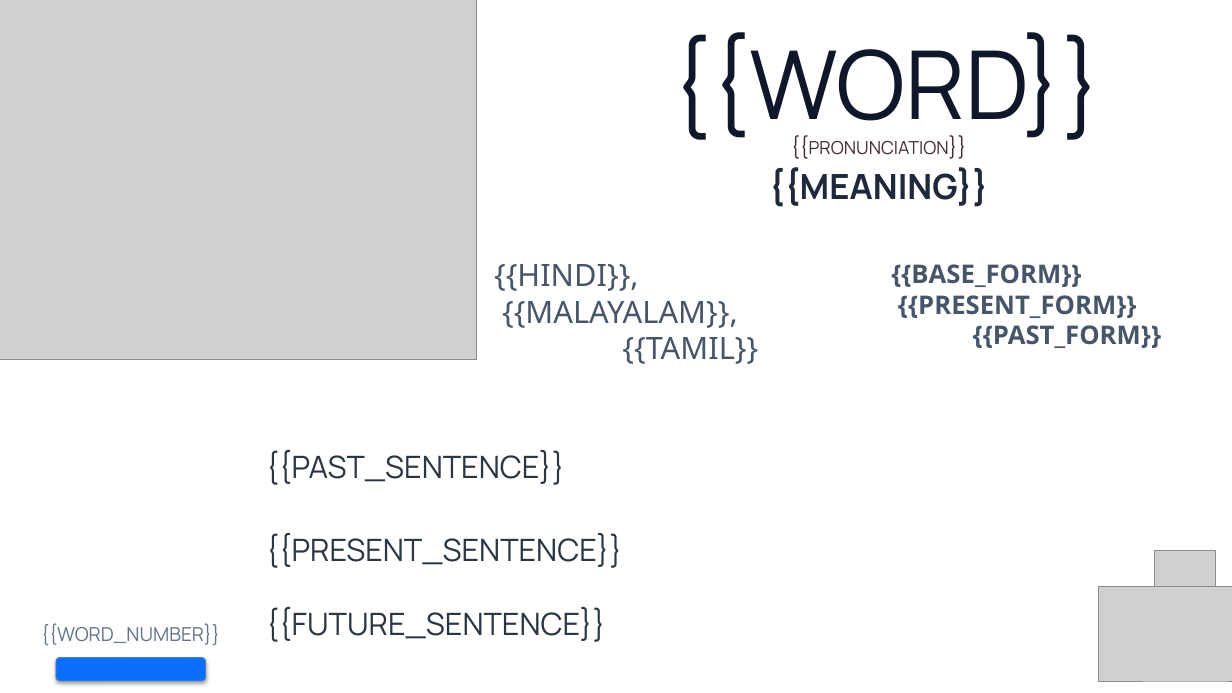
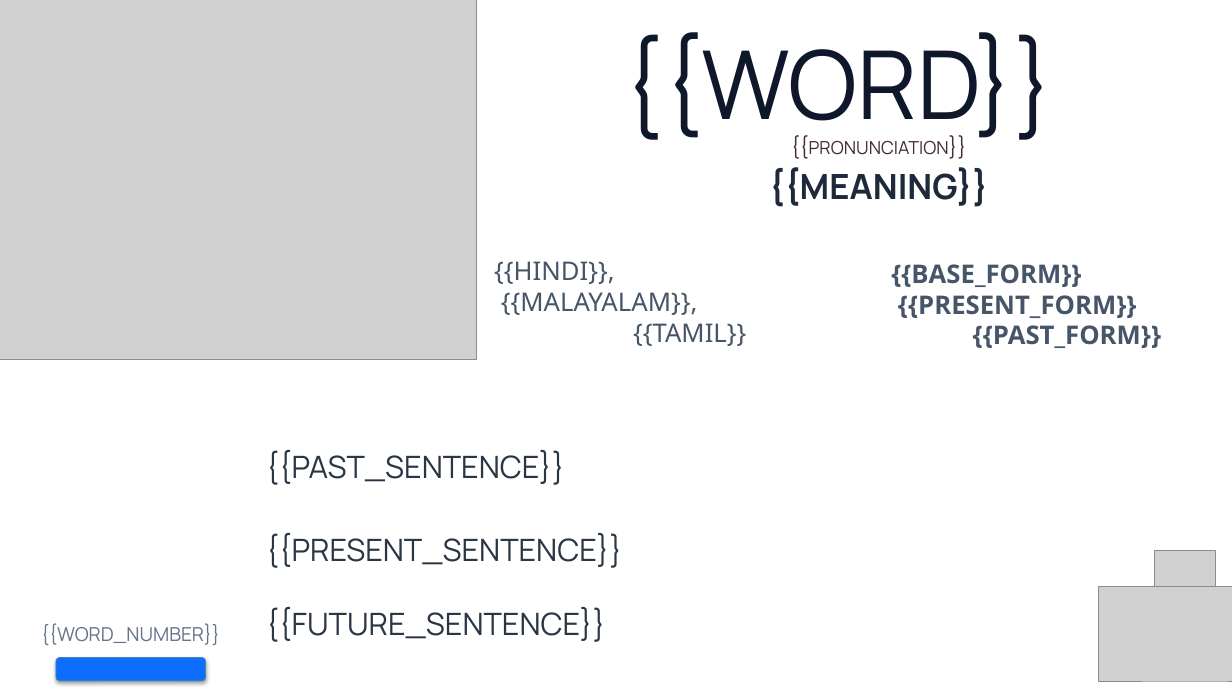
Before and after one commit to PrinceNR/AIVideoAutomation, a slide deck: slide 4 of templates/vocabulary_template_v3.pptx. Drawn at 1232x693 pixels with LibreOffice and Linux fonts; fonts in the diff are those of the drawing; grey boxes stand for pictures; background and template pictures are left out. Boxes give left, top, right and bottom in pixels: in the first picture for what was removed or moved away, otherwise in the second. Text is boxed around its words. In the diff, an @@ line names an element or a change of style, - is before the commit and + after.

```diff
--- a/templates/vocabulary_template_v3.pptx
+++ b/templates/vocabulary_template_v3.pptx
@@ text "{{WORD}}": place and size @@
-text "{{WORD}}" at bbox=[670, 32, 1103, 144]
+text "{{WORD}}" at bbox=[622, 32, 1055, 144]
@@ text "{{HINDI}}, {{MALAYALAM}}, {{TAMIL}}" at bbox=[494, 261, 746, 346]: size 24 to 20 pt @@
```
Also in this commit, not shown: 3 other slides changed, 24 other files.
